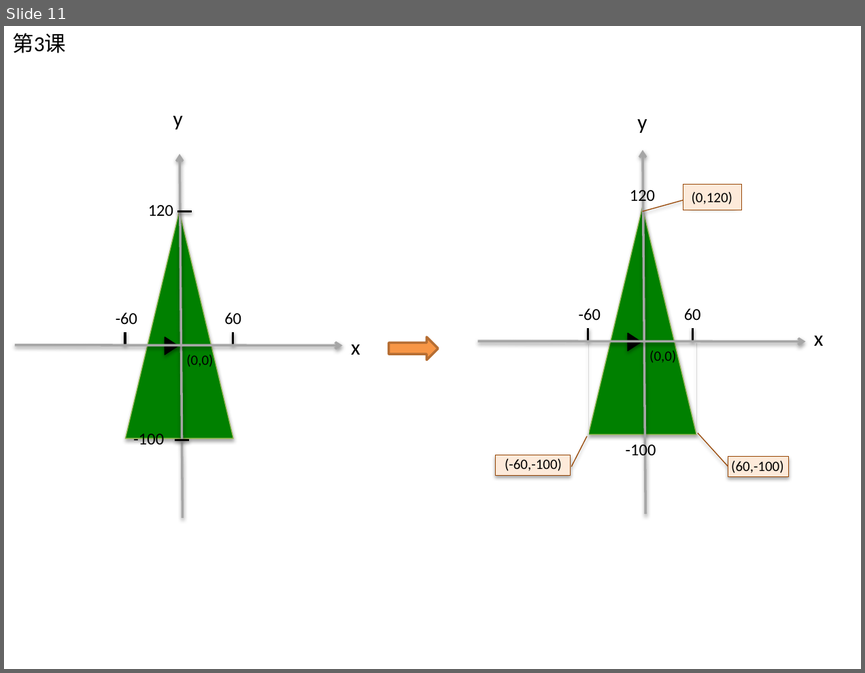
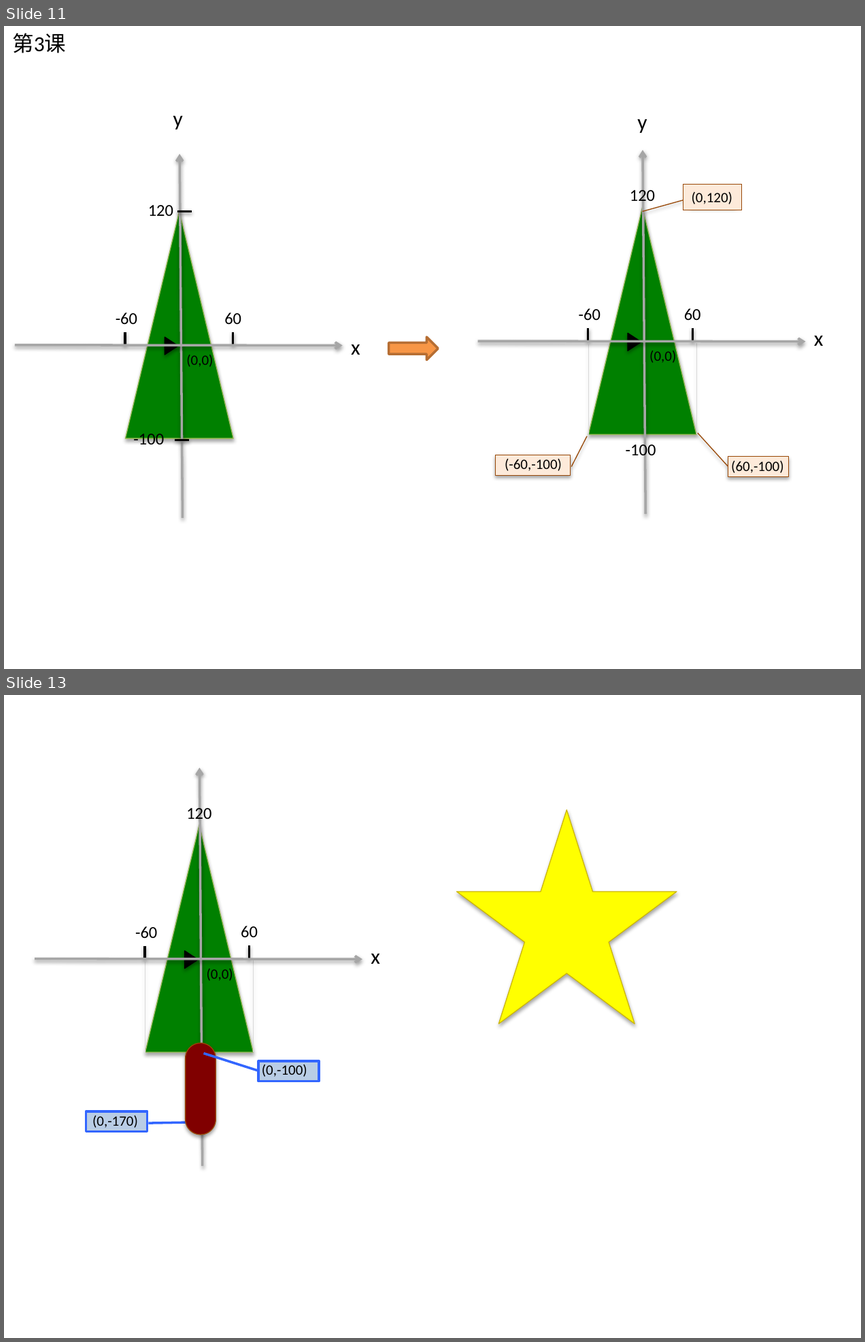
Before and after one commit to jellier/teachkidspython, a slide deck: Python入门课0.pptx. Shown one above the other, each under a label of ours: slide 11 before the commit, slides 11 and 13 after it; the slides between them are not shown. The pictures are 865x673 and 865x1342 pixels, drawn with LibreOffice and Linux fonts; fonts in the diff are those of the drawing. Boxes give left, top, right and bottom in pixels: in the first picture for what was removed or moved away, otherwise in the second. Text is boxed around its words. In the diff, an @@ line names an element or a change of style, - is before the commit and + after.

```diff
--- a/Python入门课0.pptx
+++ b/Python入门课0.pptx
@@ slide 13 added at (4,695,861,1338), background #FFFFFF @@
@@ arrow added from (203, 1166) to (199, 768), #A6A6A6 2 pt @@
@@ text added at (186,805,211,823), 14 pt, text #000000 @@
+120
@@ star added at (456,810,677,1024), fill #FFFF00, outline #CDB706 0.75 pt @@
@@ triangle added at (145,824,254,1051), fill #008000, outline #9BBB59 0.75 pt @@
@@ text added at (135,926,157,938), 14 pt, text #000000 @@
+-60
@@ text added at (241,926,258,937), 14 pt, text #000000 @@
+60
@@ arrow added from (35, 959) to (362, 959), #A6A6A6 2 pt @@
@@ line added from (145, 946) to (145, 959), #000000 2 pt @@
@@ triangle added at (184,951,198,969), fill #000000, outline #000000 0.75 pt @@
@@ line added from (249, 945) to (249, 959), #000000 2 pt @@
@@ text added at (371,953,380,964), 18 pt, text #000000 @@
+x
@@ line added from (145, 962) to (145, 1053), #D9D9D9 0.25 pt @@
@@ text added at (207,966,233,981), 12 pt, text #000000 @@
+(0,0)
@@ line added from (254, 961) to (254, 1052), #D9D9D9 0.25 pt @@
@@ rounded rectangle added at (186,1043,215,1134), fill #800000, outline #984807 0.75 pt @@
@@ border callout added at (258,1061,320,1081), fill #B9CDE5, outline #3366FF 2 pt @@
@@ text added at (262,1064,307,1076), 12 pt, text #000000 @@
+(0,-100)
@@ border callout added at (86,1111,147,1132), fill #B9CDE5, outline #3366FF 2 pt @@
@@ text added at (92,1115,138,1127), 12 pt, text #000000 @@
+(0,-170)
```
Also in this commit, not shown: 4 other slides added, 1 slide removed, 9 other files.
